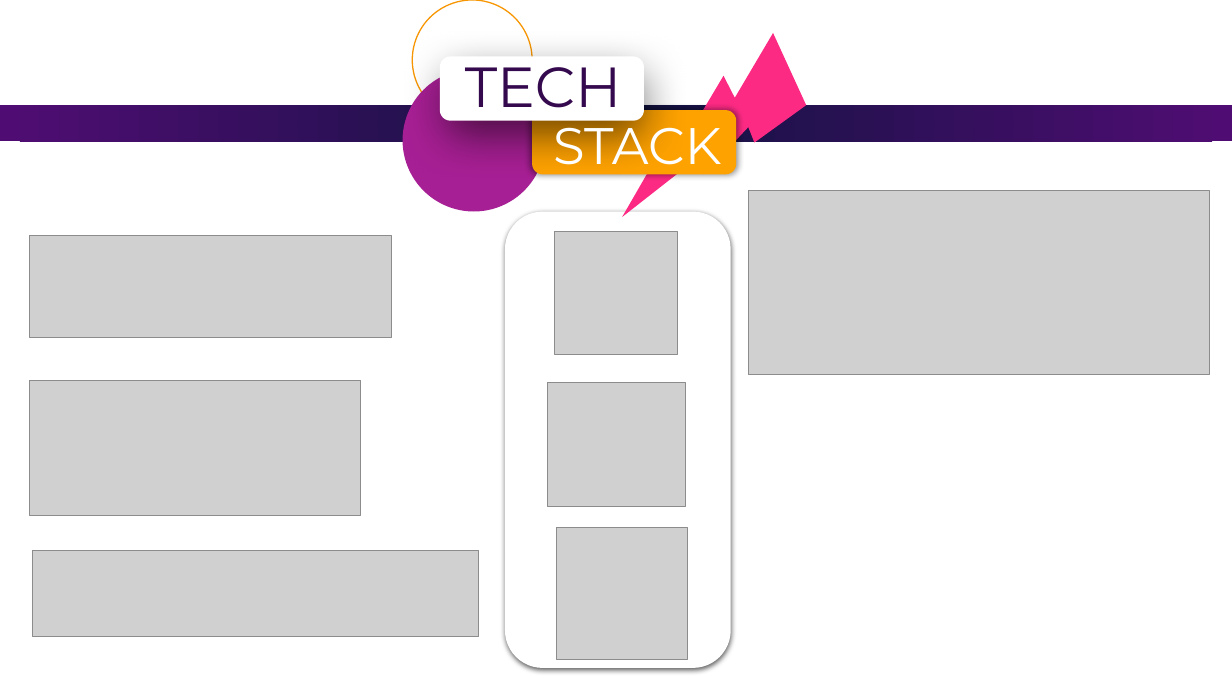
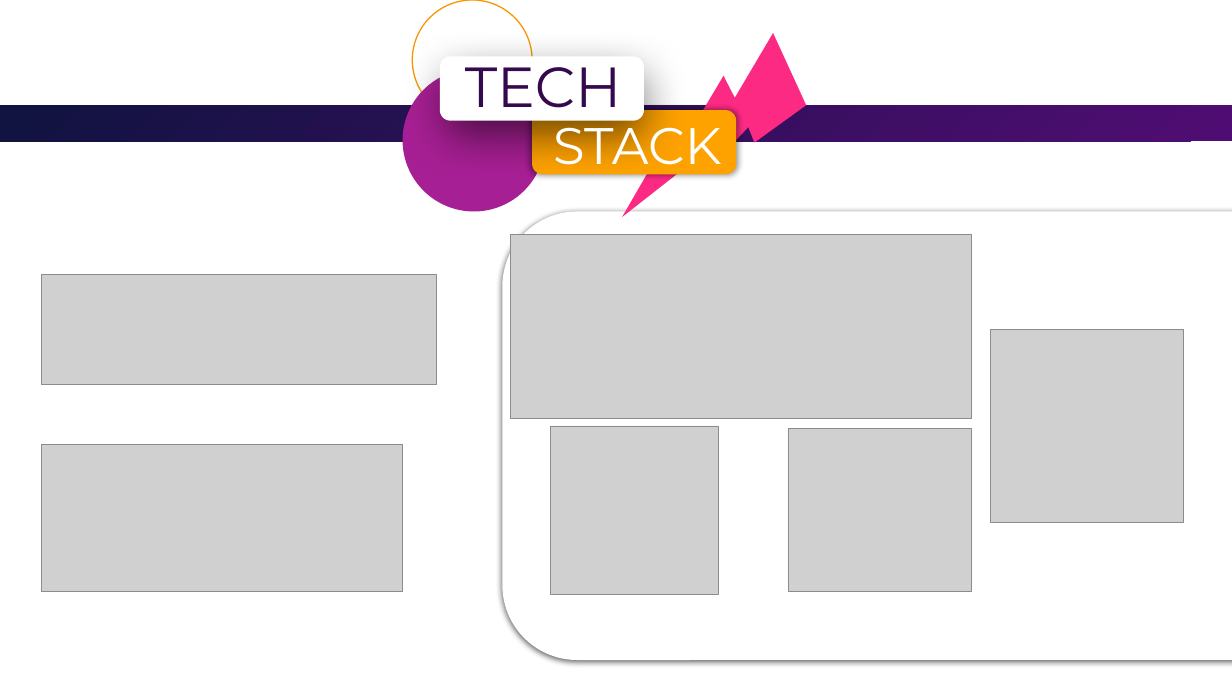
Before and after one commit to 404VibesNotFound/NurturePath, a slide deck: slide 9 of 404 Vibes Not Found.pptx (slide 11 before the commit). Drawn at 1232x693 pixels with LibreOffice and Linux fonts; fonts in the diff are those of the drawing; grey boxes stand for pictures; background and template pictures are left out. Boxes give left, top, right and bottom in pixels: in the first picture for what was removed or moved away, otherwise in the second. Text is boxed around its words. In the diff, an @@ line names an element or a change of style, - is before the commit and + after.

```diff
--- a/404 Vibes Not Found.pptx
+++ b/404 Vibes Not Found.pptx
@@ rounded rectangle at box(440, 56, 644, 121): proportions changed @@
@@ rounded rectangle at box(532, 110, 737, 175): proportions changed @@
@@ rounded rectangle added at box(503, 212, 1232, 660), fill #FFFFFF @@
@@ rounded rectangle removed at box(506, 212, 731, 668) @@
@@ picture: place and size @@
-picture at box(749, 190, 1210, 375)
+picture at box(510, 234, 971, 419)
@@ picture: place and size @@
-picture at box(30, 236, 392, 337)
+picture at box(42, 274, 436, 385)
@@ picture: place and size @@
-picture at box(556, 528, 688, 659)
+picture at box(991, 330, 1184, 523)
@@ picture: place and size @@
-picture at box(30, 380, 361, 515)
+picture at box(42, 445, 402, 592)
@@ picture: place and size @@
-picture at box(555, 231, 677, 354)
+picture at box(551, 426, 719, 594)
@@ picture: place and size @@
-picture at box(547, 383, 686, 506)
+picture at box(788, 429, 971, 592)
@@ picture removed at box(32, 550, 479, 636) @@
```
Also in this commit, not shown: 14 other slides changed, 7 slides added, 9 slides removed, 39 other files.
